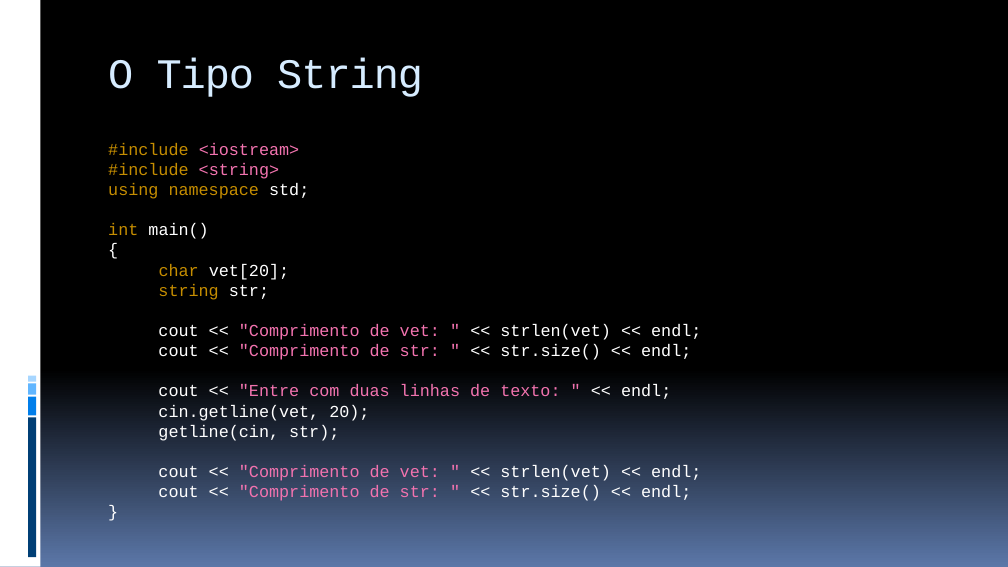
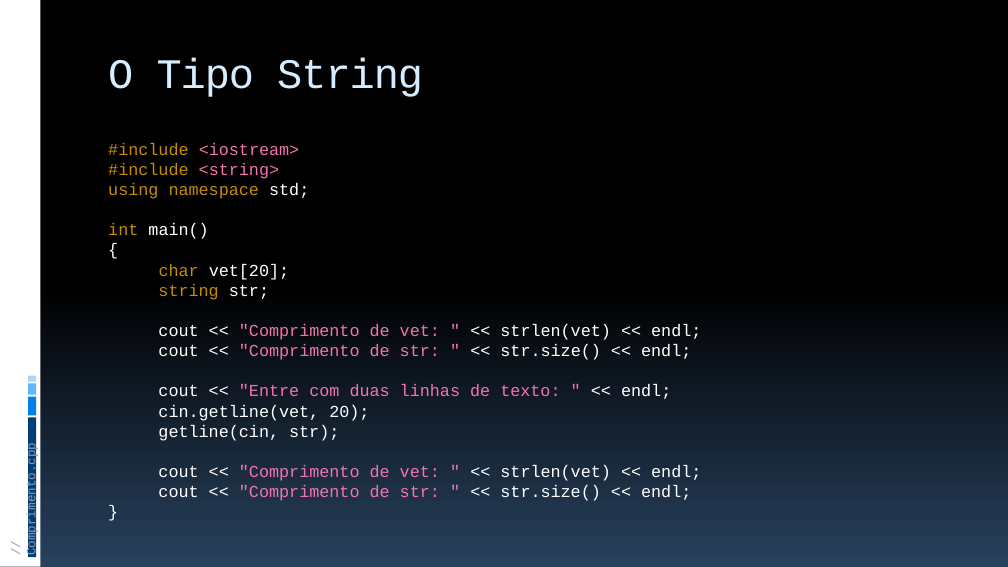
Before and after one commit to JudsonSS/ProgComp, a slide deck: slide 34 of Slides/11. Strings.pptx. Drawn at 1008x567 pixels with LibreOffice and Linux fonts; fonts in the diff are those of the drawing. Boxes give left, top, right and bottom in pixels: in the first picture for what was removed or moved away, otherwise in the second. Text is boxed around its words. In the diff, an @@ line names an element or a change of style, - is before the commit and + after.

```diff
--- a/Slides/11. Strings.pptx
+++ b/Slides/11. Strings.pptx
@@ background gradient #000000 to #5B77A8 to gradient #000000 to #28415E @@
@@ text added at bbox=[25, 453, 39, 552], 12 pt, text #8E9BB0 @@
+// Comprimento.cpp
```
Also in this commit, not shown: 36 other slides changed, 8 other files.
